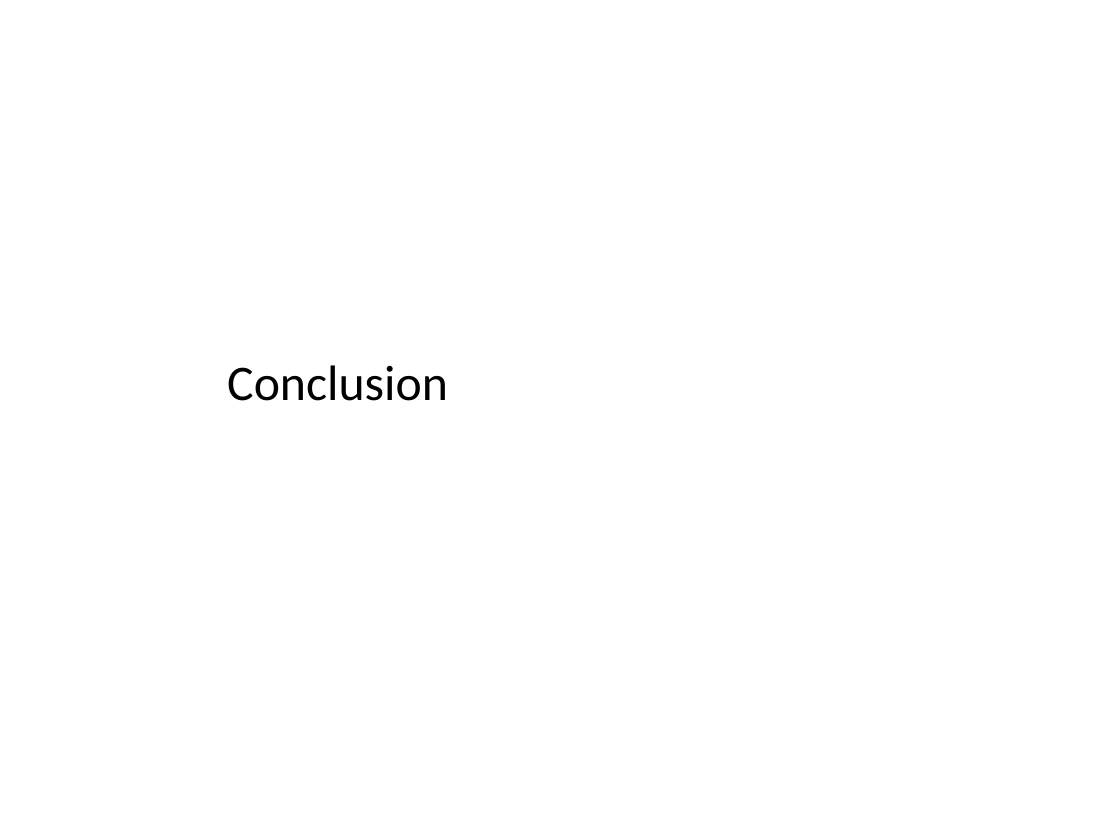
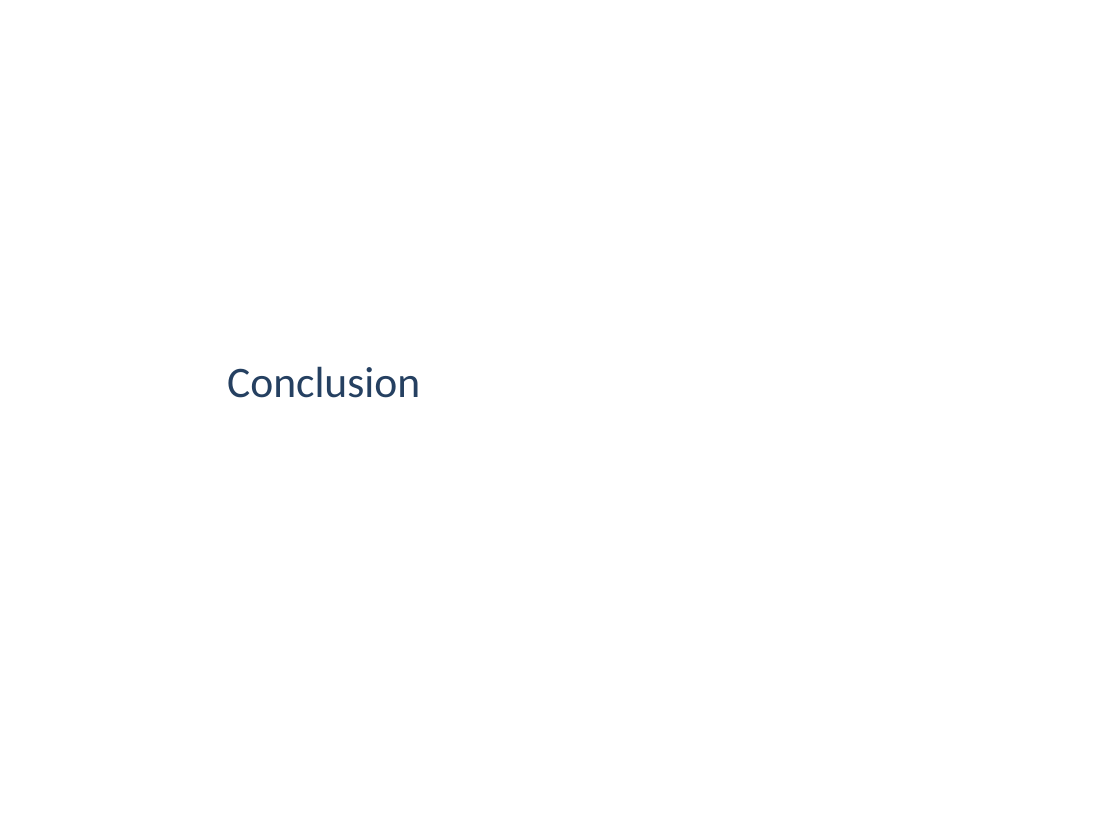
Before and after one commit to starpum/Master-Thesis, a slide deck: slide 27 of presentation/Soutenance.pptx. Drawn at 1120x840 pixels with LibreOffice and Linux fonts; fonts in the diff are those of the drawing; background and template pictures are left out. Boxes give left, top, right and bottom in pixels: in the first picture for what was removed or moved away, otherwise in the second. Text is boxed around its words. In the diff, an @@ line names an element or a change of style, - is before the commit and + after.

```diff
--- a/presentation/Soutenance.pptx
+++ b/presentation/Soutenance.pptx
@@ title "Conclusion" at <box>227,366,420,398</box>: size 32 to 28 pt, text colour #000000 to #254061 @@
```
Also in this commit, not shown: 26 other slides changed, 18 other files.
